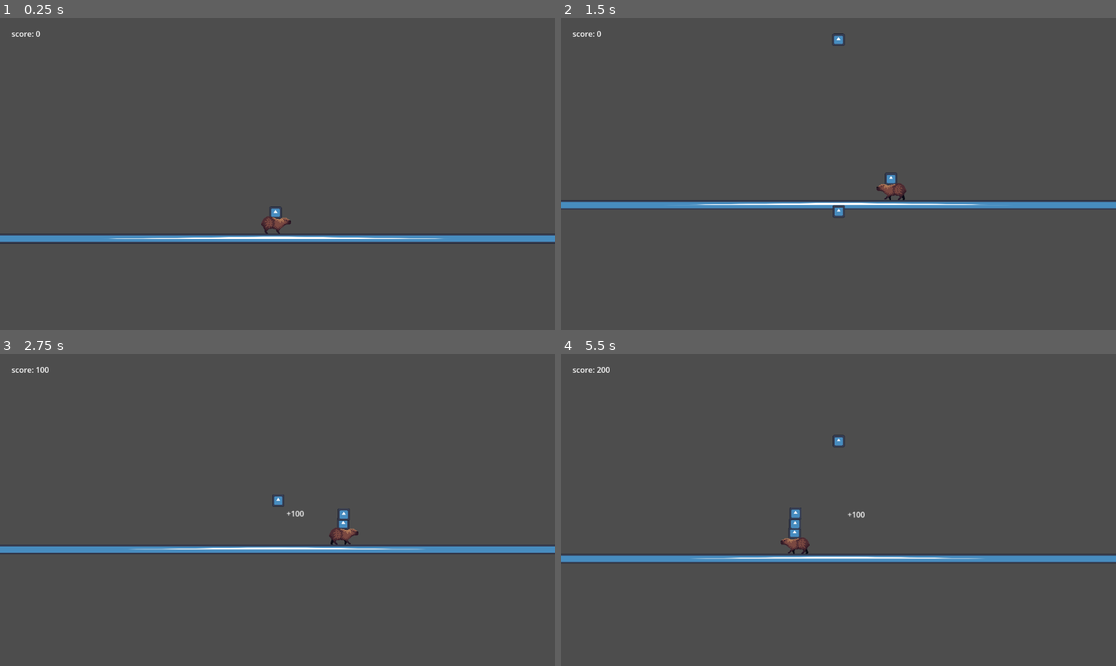
Above: before the commit, frames 1-4 (two rows, left to right).
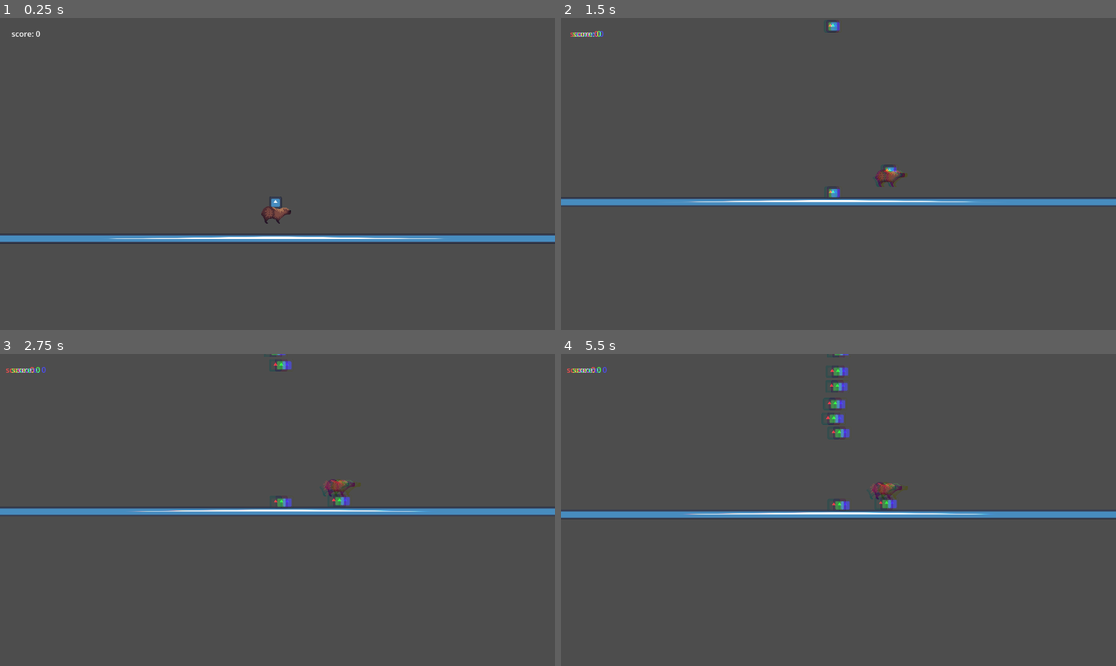
Above: after the commit, the same moments.

Repository: Nemo115/capybara_game
Game: Godot game, scene res://scenes/rigidbody_test_scene.tscn
Same seed, same stepped clock (60 frames per second), same inputs: the game is played once before the commit and once after it. The engine's default icon, where the game draws it, is replaced by a stand-in: a white triangle on a blue panel in a dark square.
Inputs:
- Up to frame 1 (0.25 s): no input
- Up to frame 2 (1.5 s): hold D (right) 0.53-1.28 s; tap Space (spawn) at 0.6, 1.35 s; hold A (left) from 1.28 s (still down)
- Up to frame 3 (2.75 s): release A (left) at 2.03 s; hold D (right) from 2.03 s (still down); tap Space (spawn) at 2.1 s
- Up to frame 4 (5.5 s): tap Space (spawn) every 0.75 s from 2.85 to 5.1 s; release D (right) at 3.53 s; hold A (left) from 3.53 s (still down)

The runs differ from the first frame. In frame 1, 0.4% of the frame differs, in the area x 47-53%, y 57-70%; in frame 2, 3.4%; in frame 3, 5.5%; in frame 4, 6.4%, in the area x 0-100%, y 0-68%.

Commit message:
added basic losing functionality

Diff:
--- a/scenes/orange_obj.tscn
+++ b/scenes/orange_obj.tscn
@@ -17,3 +17,4 @@
 shape = SubResource("CircleShape2D_1f2du")
 
 [connection signal="area_entered" from="." to="." method="_on_area_entered"]
+[connection signal="body_entered" from="." to="." method="_on_body_entered"]
--- a/scenes/rigidbody_test_scene.tscn
+++ b/scenes/rigidbody_test_scene.tscn
@@ -1,10 +1,12 @@
-[gd_scene load_steps=12 format=3 uid="uid://0wkr64r30xxd"]
+[gd_scene load_steps=14 format=3 uid="uid://0wkr64r30xxd"]
 
 [ext_resource type="Script" path="res://scripts/game_tree.gd" id="1_d7ehg"]
 [ext_resource type="Texture2D" uid="uid://bmidkq0n1526n" path="res://icon.svg" id="1_daupv"]
 [ext_resource type="Script" path="res://scripts/camera.gd" id="2_7v5iu"]
+[ext_resource type="Script" path="res://scripts/ground.gd" id="2_ns8m0"]
 [ext_resource type="Shader" path="res://shaders/chromatic_aberration.gdshader" id="4_88qpl"]
 [ext_resource type="PackedScene" uid="uid://dwatgmw27qdx2" path="res://scenes/spawner.tscn" id="4_f31pa"]
+[ext_resource type="Script" path="res://scripts/canvas_layer.gd" id="4_jas0v"]
 [ext_resource type="PackedScene" uid="uid://b57w4ahy1i3ta" path="res://scenes/tower.tscn" id="5_fs2ga"]
 [ext_resource type="PackedScene" uid="uid://ccsp371h38sbk" path="res://scenes/ui/score_tag.tscn" id="6_bnyq6"]
 [ext_resource type="PackedScene" uid="uid://dovoe2jp08ue0" path="res://scenes/orange_obj.tscn" id="6_pojq3"]
@@ -25,6 +27,7 @@
 [node name="StaticBody2D" type="StaticBody2D" parent="."]
 position = Vector2(565, 635)
 scale = Vector2(17.8641, 0.158701)
+script = ExtResource("2_ns8m0")
 
 [node name="Sprite2D" type="Sprite2D" parent="StaticBody2D"]
 texture = ExtResource("1_daupv")
@@ -38,7 +41,9 @@
 target_obj = NodePath("../capybara/tower/orange_obj")
 randomStrength = 5.0
 
-[node name="CanvasLayer" type="CanvasLayer" parent="Camera2D"]
+[node name="CanvasLayer" type="CanvasLayer" parent="Camera2D" node_paths=PackedStringArray("chromatic_aberration")]
+script = ExtResource("4_jas0v")
+chromatic_aberration = NodePath("ColorRect")
 
 [node name="Control" type="Control" parent="Camera2D/CanvasLayer"]
 layout_mode = 3
@@ -73,7 +78,7 @@
 [node name="spawner" parent="." instance=ExtResource("4_f31pa")]
 
 [node name="capybara" parent="." instance=ExtResource("6_t28de")]
-position = Vector2(565, 625)
+position = Vector2(565, 604)
 
 [node name="tower" parent="capybara" node_paths=PackedStringArray("obj_tower") instance=ExtResource("5_fs2ga")]
 position = Vector2(-566, -615)
--- a/scripts/Globals.gd
+++ b/scripts/Globals.gd
@@ -9,5 +9,8 @@
 var tower: Tower
 var camera: Game_Camera
 var game_tree: Game_Tree
+var canvas: Canvas
 
 var score: int = 0
+
+var lost_game: bool = false
--- a/scripts/camera.gd
+++ b/scripts/camera.gd
@@ -43,24 +43,6 @@
 
 	return Vector2(center_coord.x, center_coord.y - (screen_height/2) - offset)
 
-#Calculate the horizontal boundary of the camera in the negative x
-#Used by player_controller.gd to limit movement
-func calculate_boundary_left(offset: float = 0) -> Vector2:
-	var center_coord: Vector2 = get_screen_center_position()
-	var screen_height: float = get_viewport_rect().size.y / zoom.y
-	var screen_width: float = get_viewport_rect().size.x / zoom.x
-
-	return Vector2(center_coord.x - (screen_width/2) - offset, center_coord.y)
-
-#Calculate the horizontal boundary of the camera in the positive x
-#Used by player_controller.gd to limit movement
-func calculate_boundary_right(offset: float = 0) -> Vector2:
-	var center_coord: Vector2 = get_screen_center_position()
-	var screen_height: float = get_viewport_rect().size.y / zoom.y
-	var screen_width: float = get_viewport_rect().size.x / zoom.y
-
-	return Vector2(center_coord.x + (screen_width/2) + offset, center_coord.y)
-
 func zoom_out():
 	var tween: Tween = get_tree().create_tween()
 	tween.tween_property(self, "zoom", clamp(zoom - Vector2(0.01, 0.01), Vector2(0.45, 0.45), zoom), 0.5)
--- /dev/null
+++ b/scripts/canvas_layer.gd
@@ -0,0 +1,15 @@
+extends CanvasLayer
+class_name Canvas
+
+@export var chromatic_aberration: ColorRect
+
+func _enter_tree() -> void:
+	Globals.canvas = self
+
+func faze_aberration():
+	var tween: Tween = get_tree().create_tween()
+	tween.tween_method(set_abberation, 0.0, 12.0, 0.05)
+
+func set_abberation(value: float):
+	chromatic_aberration.material.set_shader_parameter("r_displacement", Vector2(value,0));
+	chromatic_aberration.material.set_shader_parameter("b_displacement", Vector2(-value,0));
--- a/scripts/capybara.gd
+++ b/scripts/capybara.gd
@@ -3,8 +3,6 @@
 
 @export var move_speed: float = 200
 @export var friction: float = 2.5
-
-@onready var animated_sprite = $AnimatedSprite2D
 
 func _ready() -> void:
 	pass
@@ -12,28 +10,9 @@
 func _physics_process(delta: float) -> void:
 	##Movement Controls
 	var direction = Input.get_axis("left", "right")
-	var camera = Globals.camera
-
-	# Flip the sprite and play animation
-	if direction > 0:
-		animated_sprite.play("walk")
-		animated_sprite.flip_h = false
-	elif direction < 0:
-		animated_sprite.play("walk")
-		animated_sprite.flip_h = true
-	else:
-		animated_sprite.play("default")
-
-	#Apply movement
 	if direction:
 		velocity = transform.x * direction * move_speed
 	else:
 		velocity.x = lerp(velocity.x, direction * move_speed, delta * friction)
 
-	#If camera border reached stop movement
-	if (position.x + velocity.x) > camera.calculate_boundary_right(70).x or (
-		position.x + velocity.x) < camera.calculate_boundary_left(70).x:
-		velocity.x = 0
-
-
 	move_and_slide()
--- a/scripts/falling_obj.gd
+++ b/scripts/falling_obj.gd
@@ -24,3 +24,9 @@
 			##Player toppled the tower
 			print("Game Over")
 			Globals.game_over.emit()
+
+
+func _on_body_entered(body: Node2D) -> void:
+	if body is Ground:
+		Globals.game_over.emit()
+		falling = false
--- a/scripts/game_tree.gd
+++ b/scripts/game_tree.gd
@@ -4,9 +4,17 @@
 func _enter_tree() -> void:
 	Globals.game_tree = self
 
+func _ready() -> void:
+	Globals.game_over.connect(tower_toppled)
+
 func tower_toppled():
-	#Drop the tower
-	#Shake Camera
-	#Tween Chromatic Aberration
-	#Slowmotion
-	pass
+	if Globals.lost_game == false:
+		Globals.lost_game = true
+		#Slowmotion
+		Engine.time_scale = 0.1
+		#Tween Chromatic Aberration
+		Globals.canvas.faze_aberration()
+		#Shake Camera
+		Globals.camera.apply_shake(20)
+		#Drop the tower
+		Globals.tower.topple()
--- /dev/null
+++ b/scripts/ground.gd
@@ -0,0 +1,2 @@
+extends StaticBody2D
+class_name Ground
--- a/scripts/tower.gd
+++ b/scripts/tower.gd
@@ -29,5 +29,7 @@
 func get_highest_obj()->Falling_OBJ:
 	return obj_tower[len(obj_tower) - 1]
 
-func _process(delta: float) -> void:
-	pass
+func topple():
+	for obj in obj_tower:
+		obj.in_tower = false
+		obj.falling = true
